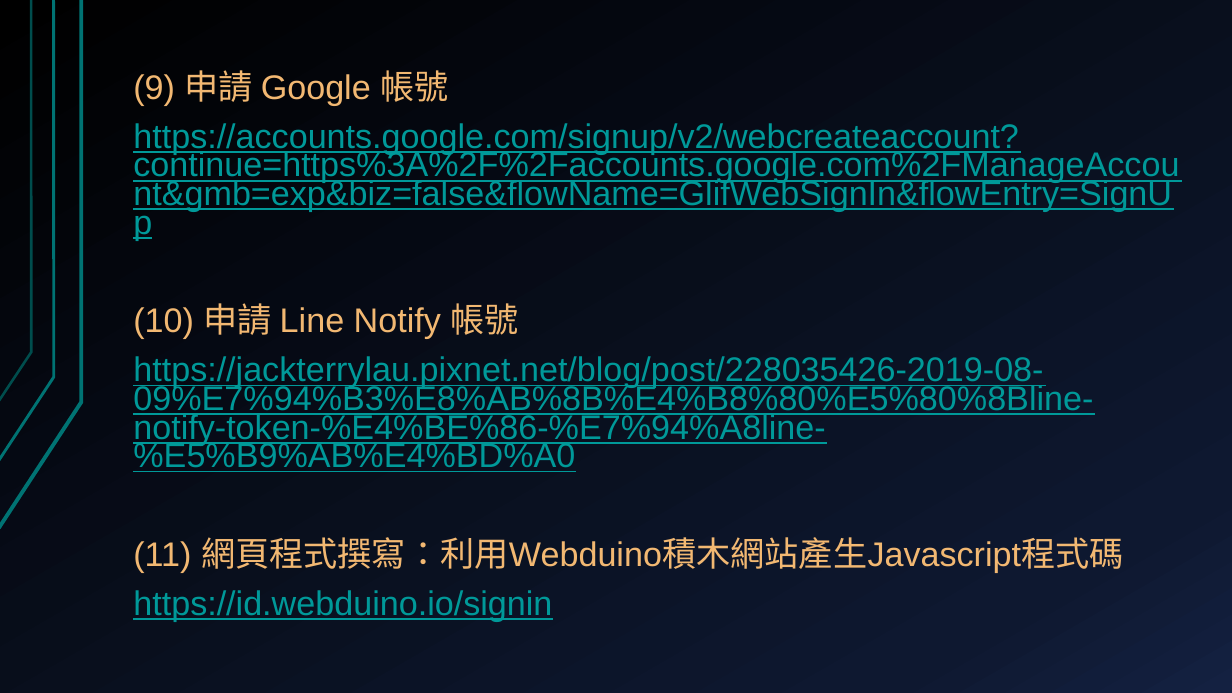
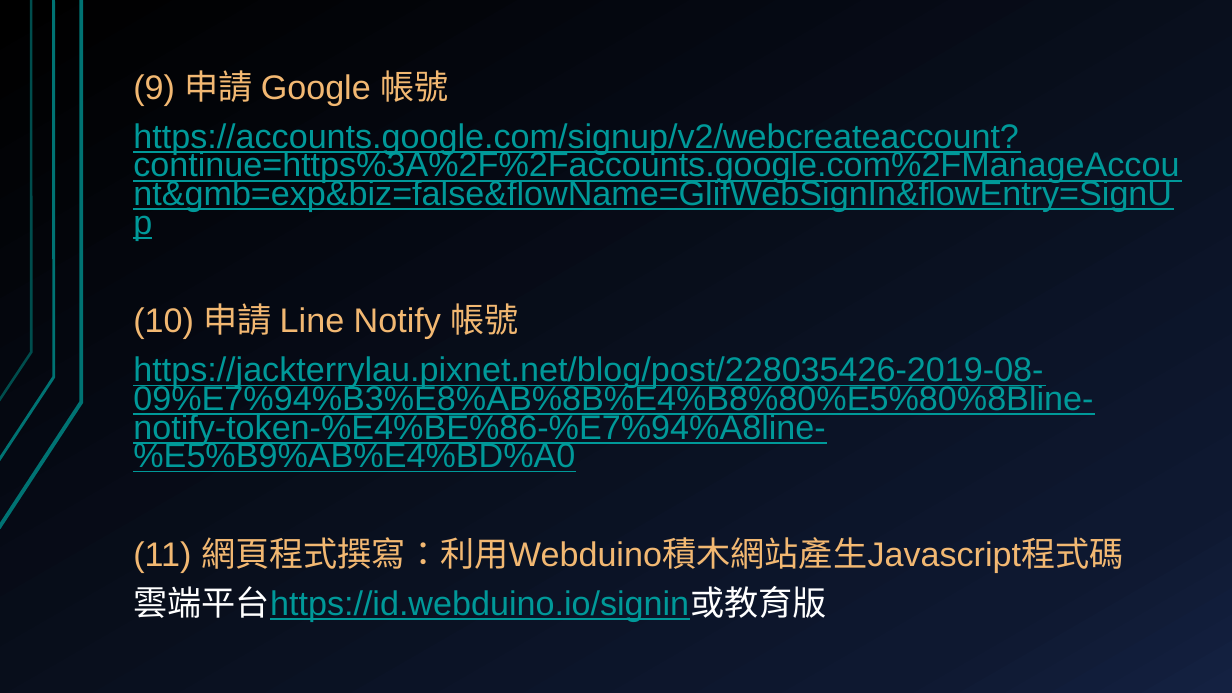
Before and after one commit to deltacod/Workshop, a slide deck: slide 13 of 2019.12.20_esp32-cam/ESP32-CAM-AI影像辨識應用.pptx. Drawn at 1232x693 pixels with LibreOffice and Linux fonts; fonts in the diff are those of the drawing. Boxes give left, top, right and bottom in pixels: in the first picture for what was removed or moved away, otherwise in the second. Text is boxed around its words. In the diff, an @@ line names an element or a change of style, - is before the commit and + after.

```diff
--- a/2019.12.20_esp32-cam/ESP32-CAM-AI影像辨識應用.pptx
+++ b/2019.12.20_esp32-cam/ESP32-CAM-AI影像辨識應用.pptx
@@ text at (133,586,827,622): text changed @@
-https://id.webduino.io/signin
+雲端平台https://id.webduino.io/signin或教育版
```
Also in this commit, not shown: 8 other slides changed, 1 slide added, 1 other file.
